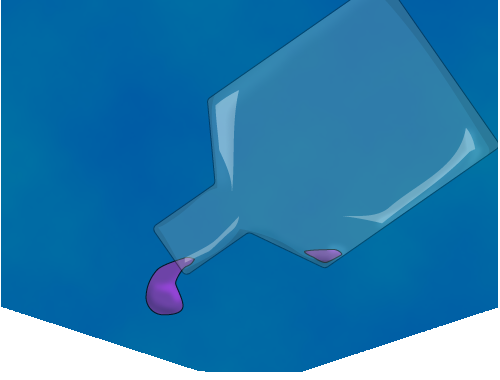
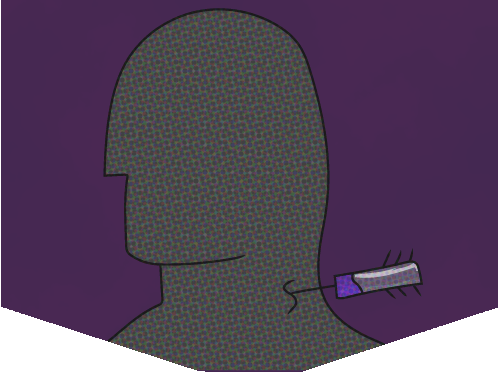
Layered file, before and after one edit (500 x 380). Changes by layer:
removed layer "Layer 2" over left=145, top=0, right=498, bottom=316
added layer "Layer 3 copy" (overlay, 20%) above "Layer 3" over left=77, top=8, right=423, bottom=371
added layer "Layer 3" above "Hue/Saturation 1" over left=77, top=8, right=423, bottom=371
